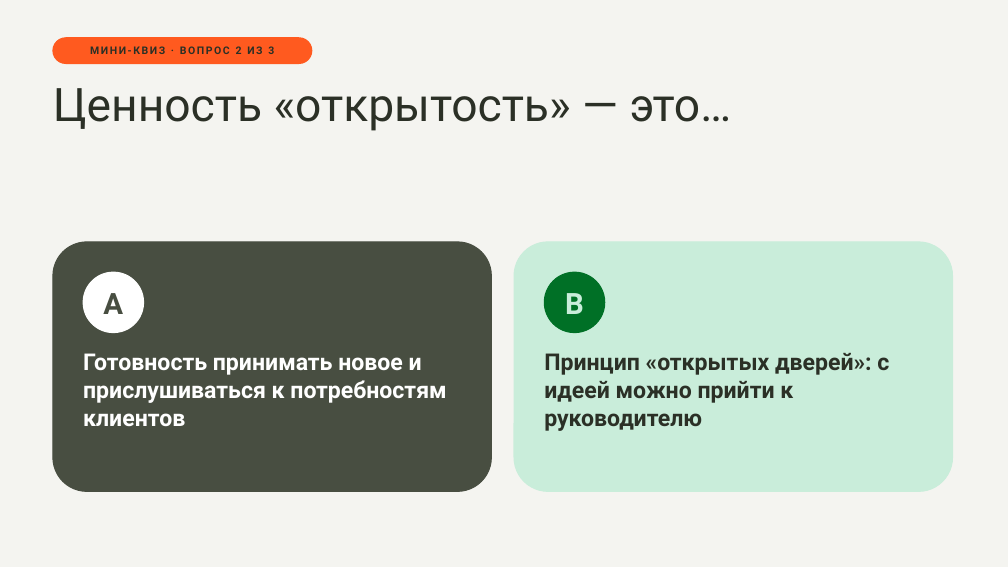
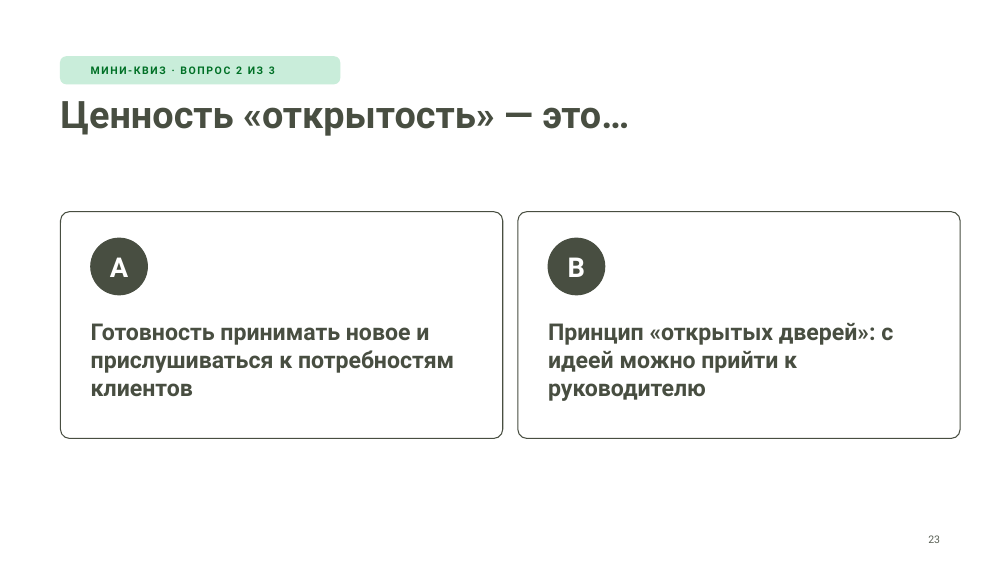
Before and after one commit to hriwayhr/HR-projects, a slide deck: slide 23 of presentations/HR-iway-onboarding-2026.pptx. Drawn at 1008x567 pixels with LibreOffice and Linux fonts; fonts in the diff are those of the drawing; background and template pictures are left out. Boxes give left, top, right and bottom in pixels: in the first picture for what was removed or moved away, otherwise in the second. Text is boxed around its words. In the diff, an @@ line names an element or a change of style, - is before the commit and + after.

```diff
--- a/presentations/HR-iway-onboarding-2026.pptx
+++ b/presentations/HR-iway-onboarding-2026.pptx
@@ background #F4F4F0 to #FFFFFF @@
@@ rounded rectangle: place and size @@
-rounded rectangle at (53, 38, 312, 64)
+rounded rectangle at (60, 57, 340, 84)
@@ rounded rectangle at (60, 57, 340, 84): fill #FF5A1F to #C9EDDA; outline #FF5A1F 1 pt to #C9EDDA 1 pt; proportions changed @@
@@ text "МИНИ-КВИЗ · ВОПРОС 2 ИЗ ...": place and size @@
-text "МИНИ-КВИЗ · ВОПРОС 2 ИЗ ..." at (90, 46, 274, 54)
+text "МИНИ-КВИЗ · ВОПРОС 2 ИЗ ..." at (91, 66, 275, 74)
@@ text "МИНИ-КВИЗ · ВОПРОС 2 ИЗ ..." at (91, 66, 275, 74): text colour #2B3026 to #007026; alignment centre to left @@
@@ title "Ценность «открытость» — это…": place and size @@
-title "Ценность «открытость» — это…" at (53, 88, 732, 131)
+title "Ценность «открытость» — это…" at (60, 101, 629, 136)
@@ title "Ценность «открытость» — это…" at (60, 101, 629, 136): size 44 to 36 pt, text colour #2B3026 to #484E41, bold on @@
@@ rounded rectangle: place and size @@
-rounded rectangle at (53, 242, 492, 492)
+rounded rectangle at (60, 212, 503, 439)
@@ rounded rectangle at (60, 212, 503, 439): fill #484E41 to #FFFFFF; proportions changed @@
@@ text "A": place and size @@
-text "A" at (103, 293, 123, 314)
+text "A" at (110, 257, 128, 277)
@@ text "A" at (110, 257, 128, 277): size 28 to 26 pt, text colour #484E41 to #FFFFFF @@
@@ ellipse: place and size @@
-ellipse at (83, 272, 144, 333)
+ellipse at (91, 238, 147, 295)
@@ ellipse at (91, 238, 147, 295): fill #FFFFFF to #484E41; outline #FFFFFF 1 pt to #484E41 1 pt @@
@@ rounded rectangle: place and size @@
-rounded rectangle at (514, 242, 953, 492)
+rounded rectangle at (518, 212, 960, 439)
@@ rounded rectangle at (518, 212, 960, 439): fill #C9EDDA to #FFFFFF; outline #C9EDDA 1 pt to #484E41 1 pt; proportions changed @@
@@ text "B": place and size @@
-text "B" at (565, 293, 584, 314)
+text "B" at (568, 257, 585, 277)
@@ text "B" at (568, 257, 585, 277): size 28 to 26 pt, text colour #C9EDDA to #FFFFFF @@
@@ ellipse: place and size @@
-ellipse at (544, 272, 605, 333)
+ellipse at (548, 238, 605, 295)
@@ ellipse at (548, 238, 605, 295): fill #007026 to #484E41; outline #007026 1 pt to #484E41 1 pt @@
@@ text "Готовность принимать новое и прислушиваться ...": place and size @@
-text "Готовность принимать новое и прислушиваться ..." at (83, 353, 446, 426)
+text "Готовность принимать новое и прислушиваться ..." at (91, 323, 454, 396)
@@ text "Готовность принимать новое и прислушиваться ..." at (91, 323, 454, 396): text colour #FFFFFF to #484E41 @@
@@ text "Принцип «открытых дверей»: с идеей ...": place and size @@
-text "Принцип «открытых дверей»: с идеей ..." at (544, 353, 889, 431)
+text "Принцип «открытых дверей»: с идеей ..." at (548, 323, 893, 401)
@@ text "Принцип «открытых дверей»: с идеей ..." at (548, 323, 893, 401): text colour #2B3026 to #484E41 @@
@@ page number added at (928, 535, 940, 543), 10 pt, text #5A6055 @@
+23
```
Also in this commit, not shown: 27 other slides changed, 4 other files.
